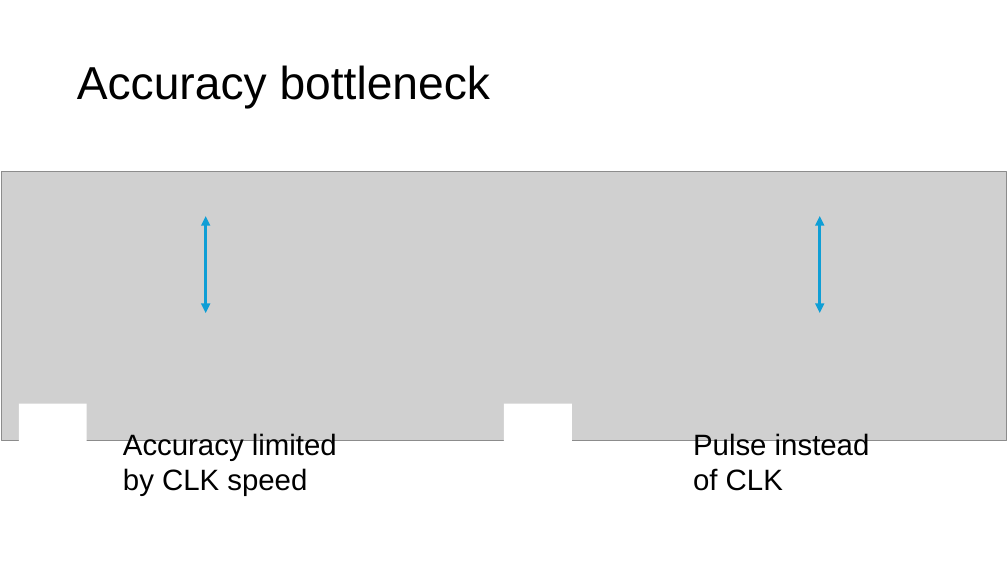
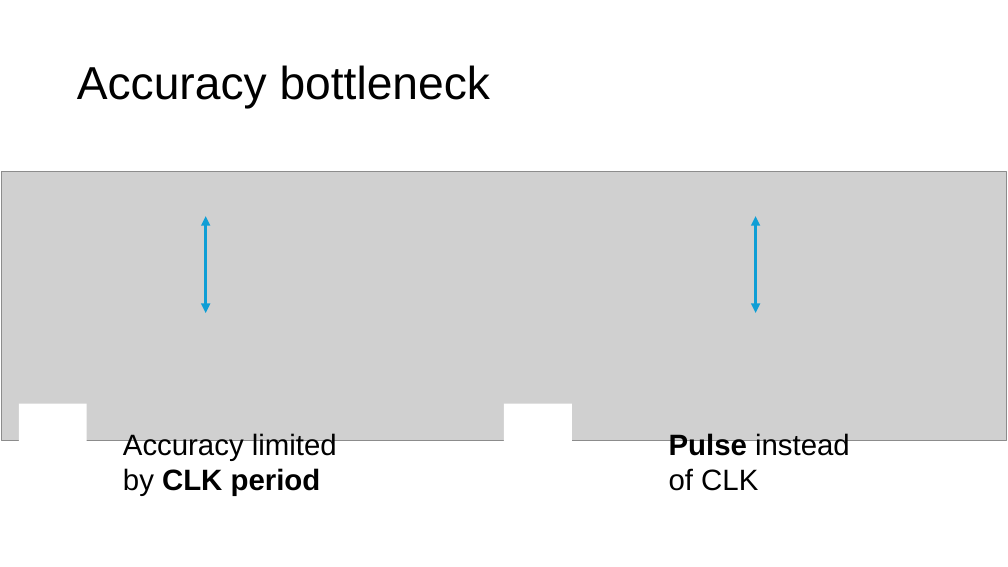
Before and after one commit to Junzhe-Chen/my-presentations, a slide deck: slide 4 of source-files/Oct-2026-bristol-mm-group.pptx. Drawn at 1008x567 pixels with LibreOffice and Linux fonts; fonts in the diff are those of the drawing; grey boxes stand for pictures. Boxes give left, top, right and bottom in pixels: in the first picture for what was removed or moved away, otherwise in the second. Text is boxed around its words. In the diff, an @@ line names an element or a change of style, - is before the commit and + after.

```diff
--- a/source-files/Oct-2026-bristol-mm-group.pptx
+++ b/source-files/Oct-2026-bristol-mm-group.pptx
@@ double arrow moved from (820, 216) - (820, 313) to (755, 216) - (755, 313) @@
@@ text at (123, 433, 337, 496): text changed @@
-Accuracy limited by CLK speed
+Accuracy limited by CLK period
@@ text "Pulse instead of CLK": place and size @@
-text "Pulse instead of CLK" at (693, 433, 870, 491)
+text "Pulse instead of CLK" at (669, 433, 850, 491)
@@ text "Pulse instead of CLK" at (669, 433, 850, 491): bold on in "Pulse" @@
```
Also in this commit, not shown: 3 other slides changed, 3 slides added, 2 slides removed, 3 other files.
